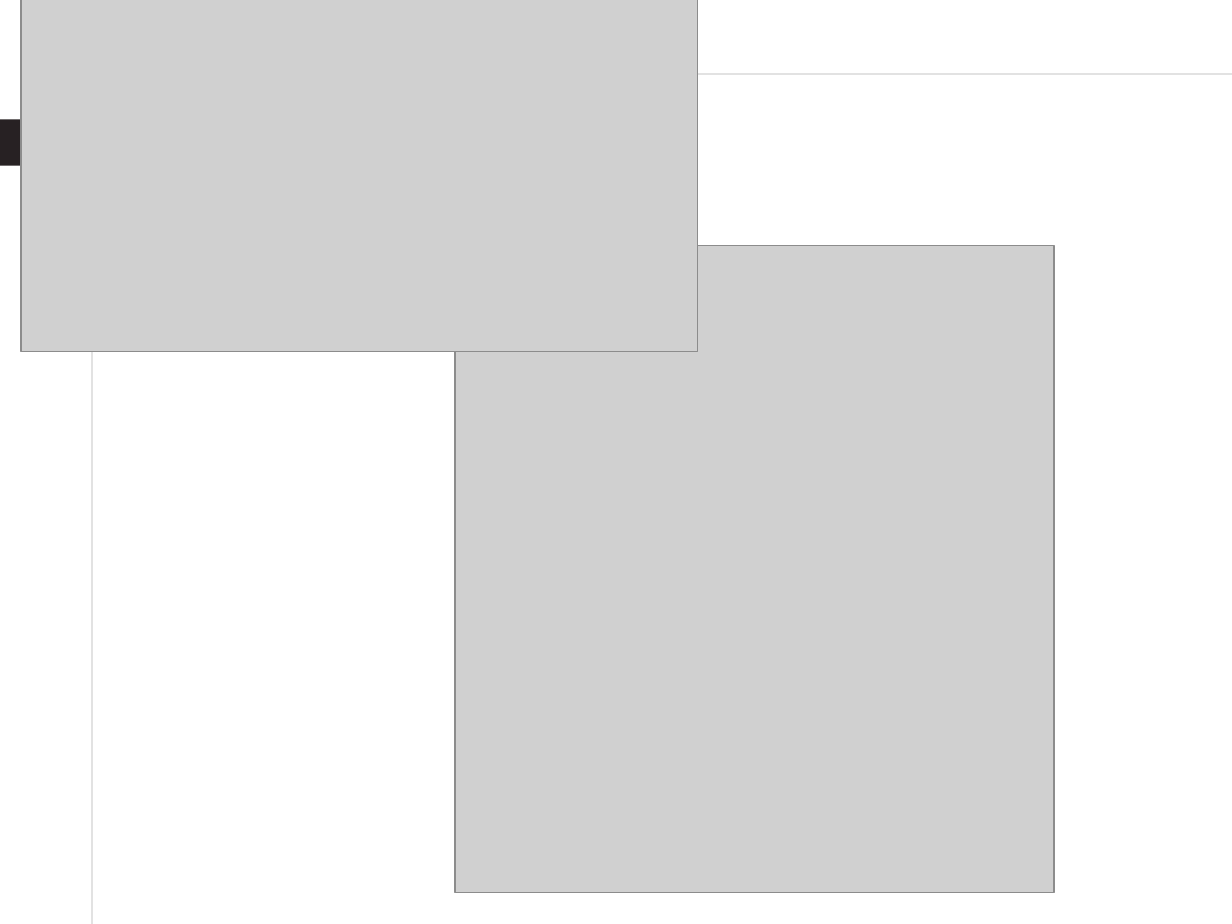
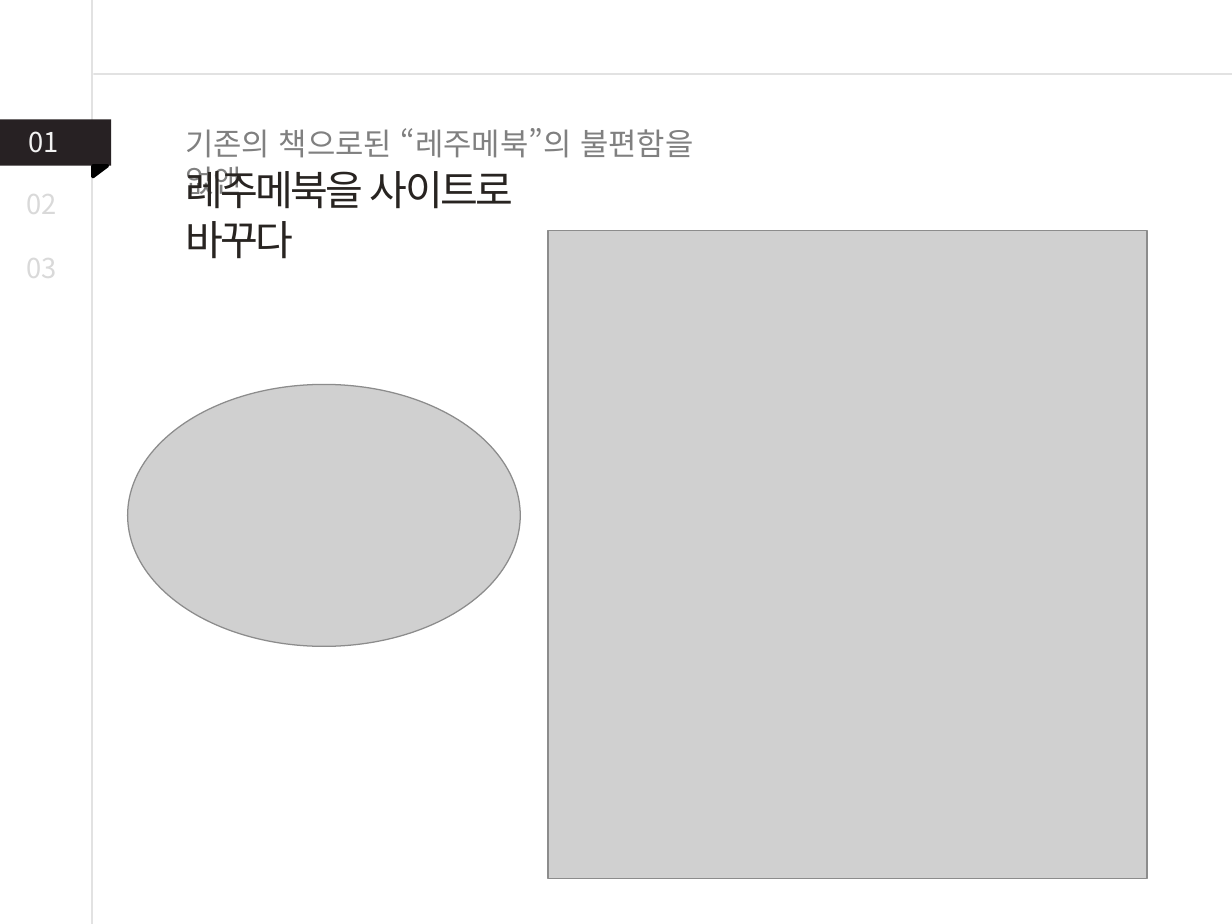
Before and after one commit to byh020907/2uzubook, a slide deck: slide 5 of Presentation/PPT템플릿_강의안.pptx (slide 6 before the commit). Drawn at 1232x924 pixels with LibreOffice and Linux fonts; fonts in the diff are those of the drawing; grey boxes stand for pictures. Boxes give left, top, right and bottom in pixels: in the first picture for what was removed or moved away, otherwise in the second. Text is boxed around its words. In the diff, an @@ line names an element or a change of style, - is before the commit and + after.

```diff
--- a/Presentation/PPT템플릿_강의안.pptx
+++ b/Presentation/PPT템플릿_강의안.pptx
@@ picture removed at [21, 0, 697, 352] @@
@@ text added at [29, 131, 59, 153], 16 pt, text #F2F2F2 @@
+01
@@ right triangle added at [93, 166, 108, 177], fill #000000, outline #000000 2 pt @@
@@ text added at [185, 166, 513, 259], 24 pt, text #282421 @@
+레주메북을 사이트로 바꾸다
@@ text added at [27, 182, 57, 222], 16 pt, text #D9D9D9 @@
+02
@@ picture: place and size @@
-picture at [455, 245, 1053, 893]
+picture at [548, 230, 1147, 878]
@@ text added at [27, 247, 57, 287], 16 pt, text #D9D9D9 @@
+03
@@ text removed at [27, 311, 57, 351] @@
-04
@@ picture added at [128, 384, 521, 647] @@
```
Also in this commit, not shown: 7 other slides changed, 6 slides removed.
